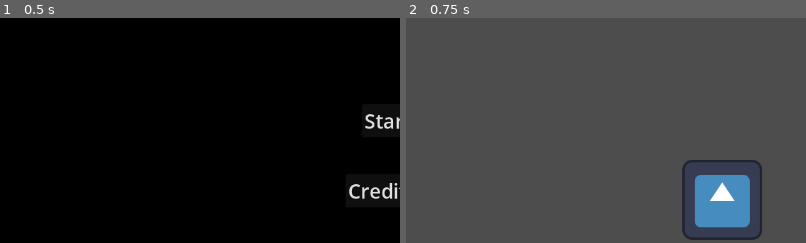
Above: before the commit, frames 1-2 (left to right).
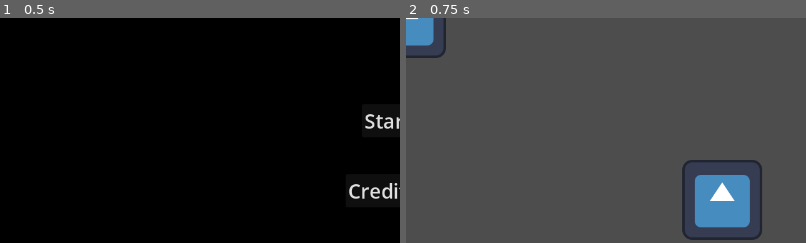
Above: after the commit, the same moments.

Repository: fabio98p/Godot_jam_Brackeys_2025.2
Game: Godot game, scene res://Menus/main_menu.tscn
Two runs of this game, one before a commit and one after it. Both use one fixed random seed, a clock stepped at 60 frames per second and the inputs below. The engine's default icon, where the game draws it, is replaced by a stand-in: a white triangle on a blue panel in a dark square.
Inputs:
- Up to frame 1 (0.5 s): no input
- Up to frame 2 (0.75 s): click "Start" at 0.5 s
The pictures show only the part of the screen within x 0-50%, y 0-50%; the shares and areas given below are measured in that part.

Frame 1 is identical in both runs. In frame 2, 1.1% of the frame differs, in the area x 0-10%, y 0-18%.

Commit message:
add enemy resources

Diff:
--- /dev/null
+++ b/Enemy/Resources/enemy1.tres
@@ -0,0 +1,13 @@
+[gd_resource type="Resource" script_class="EnemyResource" load_steps=3 format=3 uid="uid://dyrtgw3kaoih3"]
+
+[ext_resource type="Texture2D" uid="uid://gmuroxlv2inw" path="res://Assets/icon.svg" id="1_vda12"]
+[ext_resource type="Script" uid="uid://blb8oufwqiukd" path="res://Enemy/enemyResource.gd" id="2_eufft"]
+
+[resource]
+script = ExtResource("2_eufft")
+enemy_name = ""
+img = ExtResource("1_vda12")
+img_size = Vector2(0, 0)
+max_healt = 20.0
+attack_damage = 10.0
+metadata/_custom_type_script = "uid://blb8oufwqiukd"
--- /dev/null
+++ b/Enemy/enemy.gd
@@ -0,0 +1,19 @@
+extends Node2D
+
+@export var enemyResource: EnemyResource
+var enemy_name: String
+var img: Texture
+var healt: float
+var attack: float
+
+@onready var sprite_2d: Sprite2D = $Sprite2D
+
+func _ready() -> void:
+	var enemy_data: EnemyResource = enemyResource.duplicate()
+	enemy_name = enemy_data.enemy_name
+	sprite_2d.texture = enemy_data.img
+	healt = enemy_data.max_healt
+	attack = enemy_data.attack_damage
+
+	print(healt)
+	print(attack)
--- a/Enemy/enemy.tscn
+++ b/Enemy/enemy.tscn
@@ -1,3 +1,17 @@
-[gd_scene format=3 uid="uid://cq6edqy2ajdtn"]
+[gd_scene load_steps=4 format=3 uid="uid://cq6edqy2ajdtn"]
+
+[ext_resource type="Script" uid="uid://cvrt8qt02tdqc" path="res://Enemy/enemy.gd" id="1_2pb1h"]
+[ext_resource type="Resource" uid="uid://dyrtgw3kaoih3" path="res://Enemy/Resources/enemy1.tres" id="2_px1sc"]
+
+[sub_resource type="RectangleShape2D" id="RectangleShape2D_px1sc"]
 
 [node name="Enemy" type="Node2D"]
+script = ExtResource("1_2pb1h")
+enemyResource = ExtResource("2_px1sc")
+
+[node name="Sprite2D" type="Sprite2D" parent="."]
+
+[node name="Area2D" type="Area2D" parent="."]
+
+[node name="CollisionShape2D" type="CollisionShape2D" parent="Area2D"]
+shape = SubResource("RectangleShape2D_px1sc")
--- /dev/null
+++ b/Enemy/enemyResource.gd
@@ -0,0 +1,10 @@
+extends Resource
+
+class_name EnemyResource
+
+@export var enemy_name: String
+@export var img: Texture
+@export var img_size: Vector2
+
+@export var max_healt: float
+@export var attack_damage: float
--- a/Levels/level_1.tscn
+++ b/Levels/level_1.tscn
@@ -1,9 +1,12 @@
-[gd_scene load_steps=2 format=3 uid="uid://dlyutofh3wgrc"]
+[gd_scene load_steps=3 format=3 uid="uid://dlyutofh3wgrc"]
 
 [ext_resource type="Texture2D" uid="uid://gmuroxlv2inw" path="res://Assets/icon.svg" id="1_n0qsc"]
+[ext_resource type="PackedScene" uid="uid://cq6edqy2ajdtn" path="res://Enemy/enemy.tscn" id="2_dilhk"]
 
 [node name="Level1" type="Node2D"]
 
 [node name="Sprite2D" type="Sprite2D" parent="."]
 position = Vector2(506, 291)
 texture = ExtResource("1_n0qsc")
+
+[node name="Enemy" parent="." instance=ExtResource("2_dilhk")]
Not shown: 1 places in Cards/card_manager.tscn that only renumber resources
Not shown, added: Enemy/enemy.gd.uid
Not shown, added: Enemy/enemyResource.gd.uid
